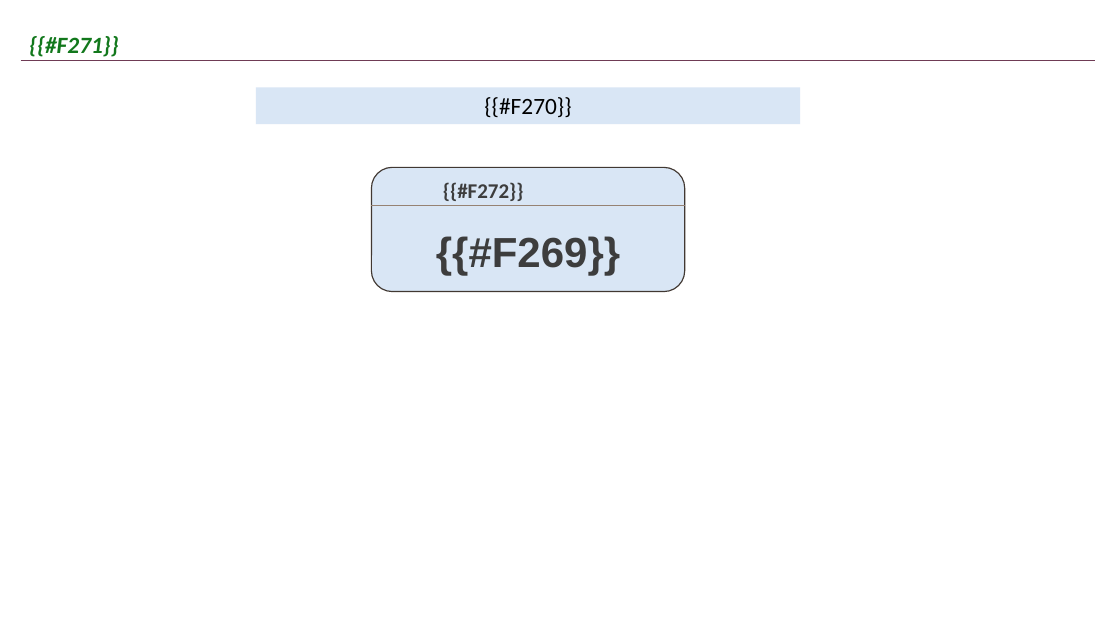
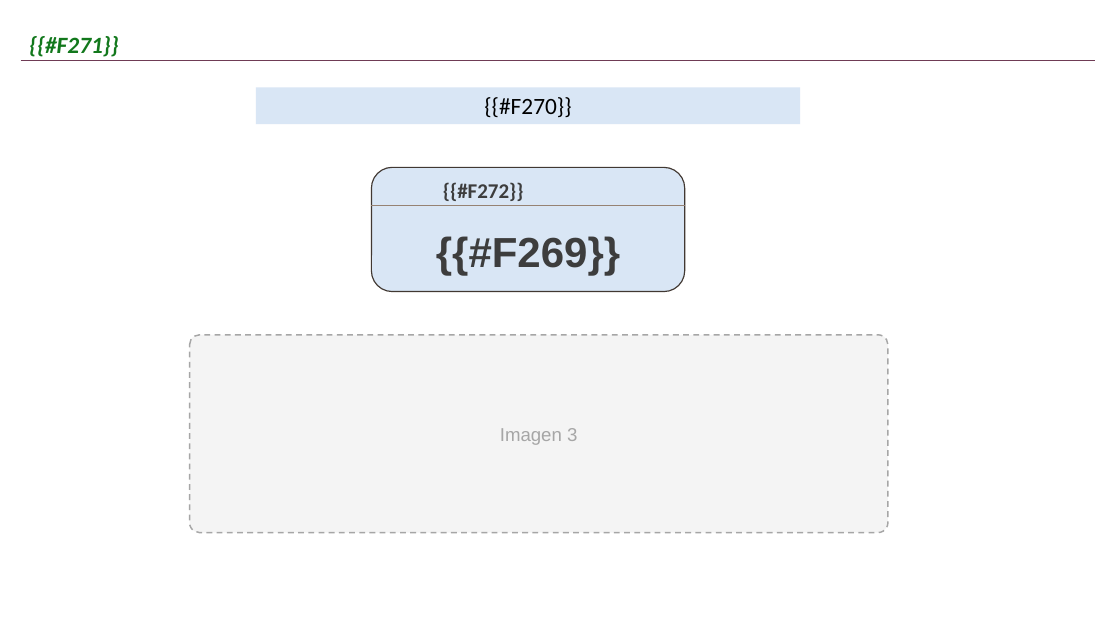
Before and after one commit to JohanCh01/flujo-cosecha, a slide deck: slide 12 of lib/plantilla_reporte.pptx. Drawn at 1120x630 pixels with LibreOffice and Linux fonts; fonts in the diff are those of the drawing; background and template pictures are left out. Boxes give left, top, right and bottom in pixels: in the first picture for what was removed or moved away, otherwise in the second. Text is boxed around its words. In the diff, an @@ line names an element or a change of style, - is before the commit and + after.

Commit message:
Vista PPT: íconos de PDF y PowerPoint, nota al pie en dos líneas y recuadros Imagen 1-3

```diff
--- a/lib/plantilla_reporte.pptx
+++ b/lib/plantilla_reporte.pptx
@@ rounded rectangle added at (x1=190, y1=335, x2=888, y2=533), fill #F4F4F4, outline #A6A6A6 1.25 pt dashed, 16 pt, text #A6A6A6 @@
+Imagen 3
```
Also in this commit, not shown: 2 other slides changed, 7 other files.
